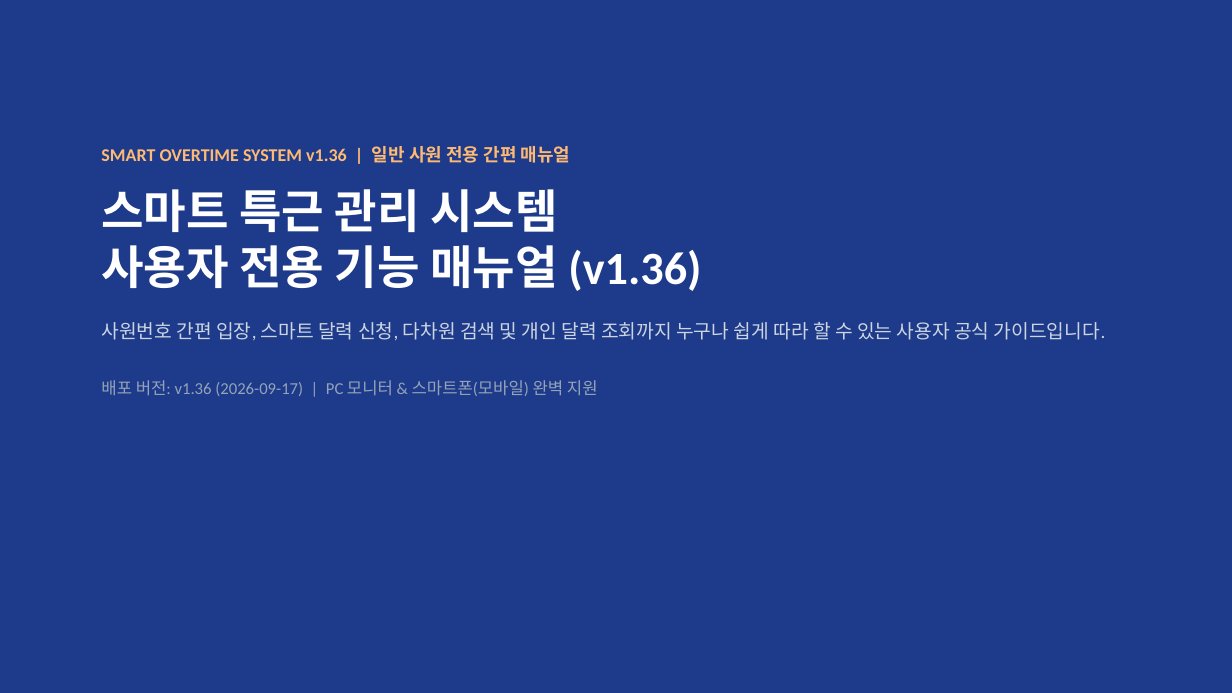
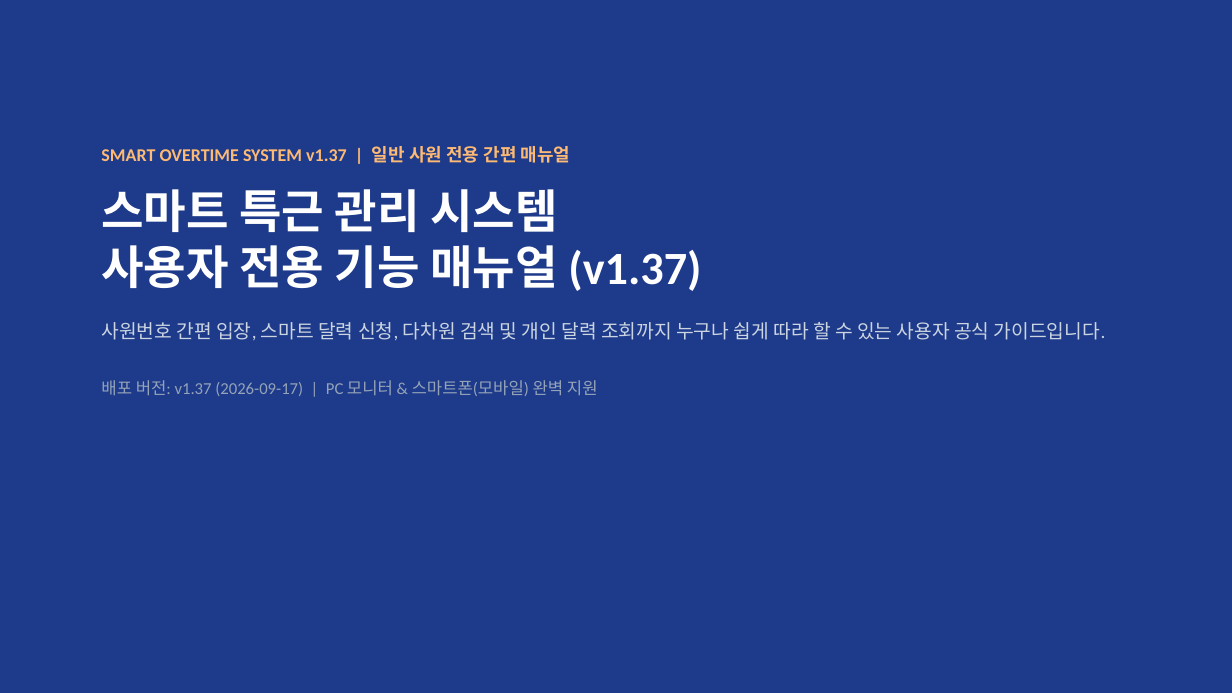
Before and after one commit to rorma34-lab/team-overtime-manager, a slide deck: slide 1 of Overtime_User_Manual.pptx. Drawn at 1232x693 pixels with LibreOffice and Linux fonts; fonts in the diff are those of the drawing. Boxes give left, top, right and bottom in pixels: in the first picture for what was removed or moved away, otherwise in the second. Text is boxed around its words. In the diff, an @@ line names an element or a change of style, - is before the commit and + after.

```diff
--- a/Overtime_User_Manual.pptx
+++ b/Overtime_User_Manual.pptx
@@ text at <box>101,146,701,291</box>: text changed @@
-SMART OVERTIME SYSTEM v1.36 | 일반 사원 전용 간편 매뉴얼
-스마트 특근 관리 시스템
-사용자 전용 기능 매뉴얼 (v1.36)
+SMART OVERTIME SYSTEM v1.37 | 일반 사원 전용 간편 매뉴얼
+스마트 특근 관리 시스템
+사용자 전용 기능 매뉴얼 (v1.37)
@@ text at <box>101,380,598,396</box>: text changed @@
-배포 버전: v1.36 (2026-09-17) | PC 모니터 & 스마트폰(모바일) 완벽 지원
+배포 버전: v1.37 (2026-09-17) | PC 모니터 & 스마트폰(모바일) 완벽 지원
```
Also in this commit, not shown: 1 other slide changed, 6 other files.
